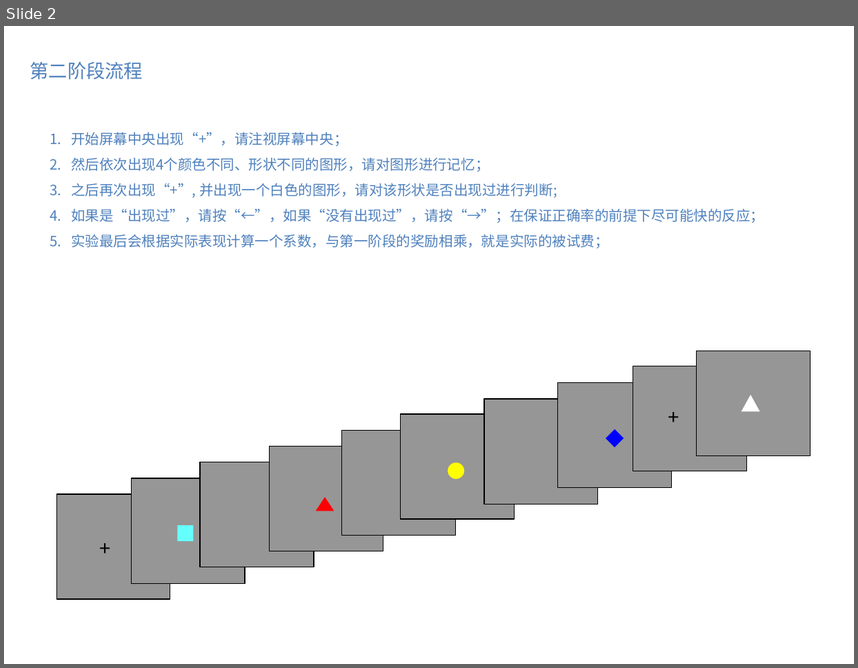
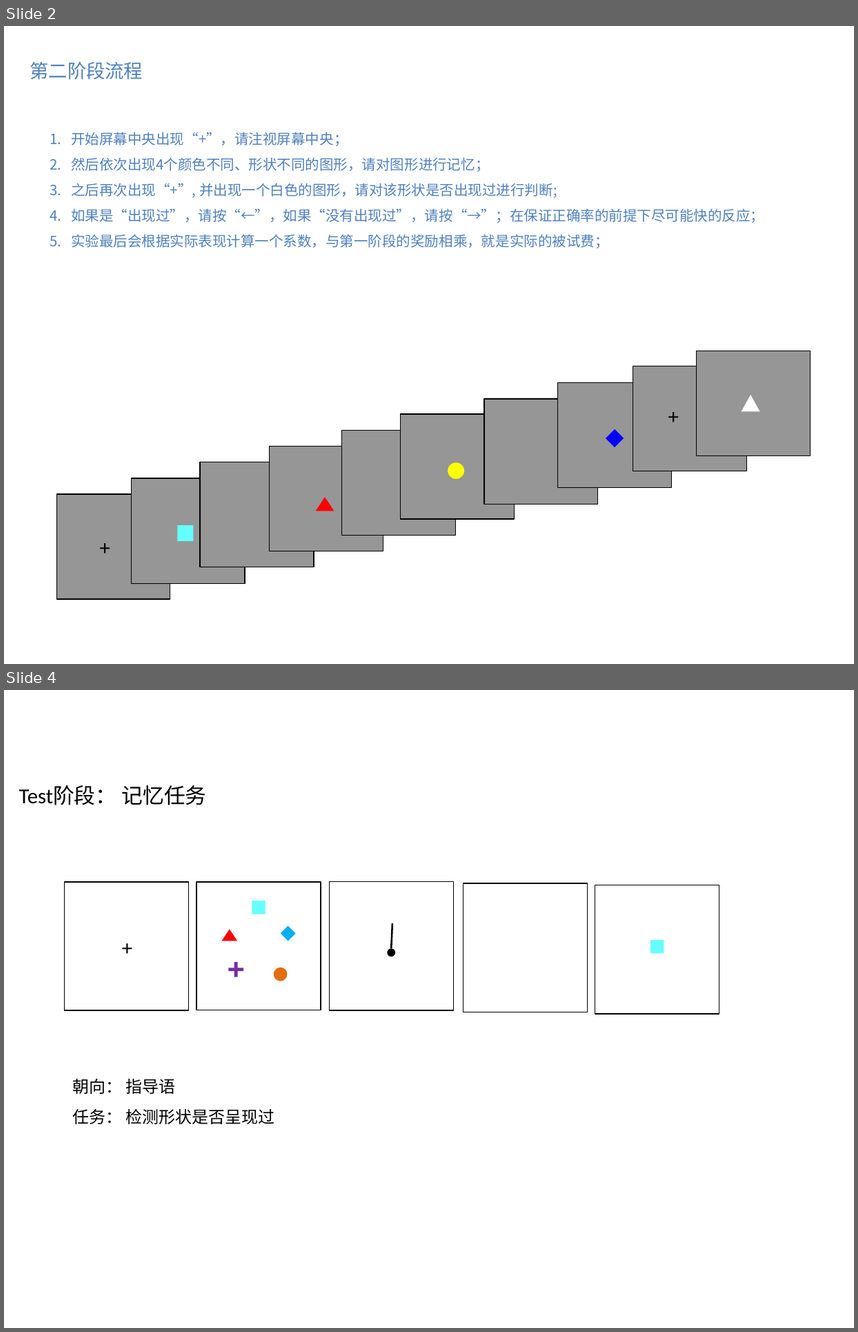
Before and after one commit to Caesar1874/Matlab, a slide deck: rewardFocus V4.0/实验流程说明a.ppt. Shown one above the other, each under a label of ours: slide 2 before the commit, slides 2 and 4 after it; the slides between them are not shown. The pictures are 858x668 and 858x1332 pixels, drawn with LibreOffice and Linux fonts; fonts in the diff are those of the drawing. Boxes give left, top, right and bottom in pixels: in the first picture for what was removed or moved away, otherwise in the second. Text is boxed around its words. In the diff, an @@ line names an element or a change of style, - is before the commit and + after.

```diff
--- a/rewardFocus V4.0/实验流程说明a.ppt
+++ b/rewardFocus V4.0/实验流程说明a.ppt
@@ slide 4 added at (4,690,854,1328), background #FFFFFF @@
@@ text added at (19,785,206,805), 18 pt, text #000000 @@
+Test阶段： 记忆任务
@@ rectangle added at (64,882,188,1010), outline #000000 0.74 pt @@
@@ rectangle added at (197,882,321,1010), outline #000000 0.74 pt @@
@@ rectangle added at (329,881,452,1009), outline #000000 0.74 pt @@
@@ rectangle added at (463,883,587,1012), outline #000000 0.74 pt @@
@@ rectangle added at (595,885,719,1014), outline #000000 0.74 pt @@
@@ rectangle added at (252,901,266,914), fill #66FFFF @@
@@ text added at (114,929,143,964), 18 pt, text #000000 @@
++
@@ triangle added at (221,929,237,940), fill #FF0000 @@
@@ diamond added at (280,925,296,940), fill #00B0F0 @@
@@ line added from (392, 949) to (392, 923), #000000 1.5 pt @@
@@ ellipse added at (388,949,396,957), fill #000000 @@
@@ rectangle added at (651,940,664,954), fill #66FFFF @@
@@ rectangle added at (228,968,243,972), fill #7030A0 @@
@@ rectangle added at (234,962,238,977), fill #7030A0 @@
@@ ellipse added at (274,967,287,980), fill #E46C0A @@
@@ text added at (73,1078,275,1124), 14 pt, text #000000 @@
+朝向： 指导语
+任务： 检测形状是否呈现过
```
Also in this commit, not shown: 1 other slide added, 6 other files.
